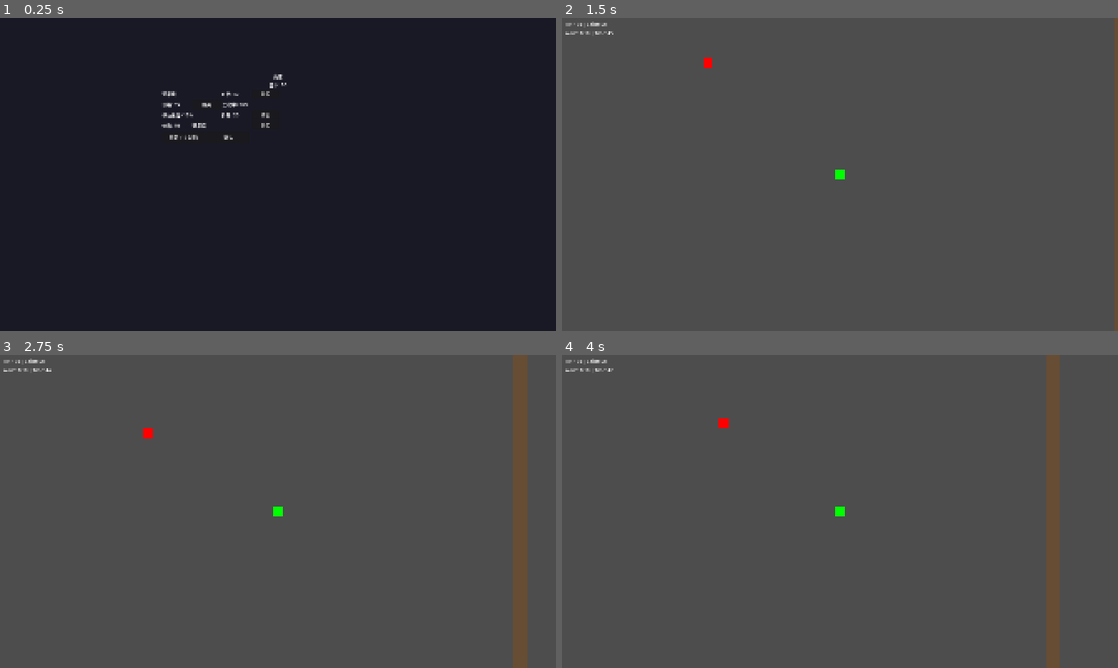
Above: before the commit, frames 1-4 (two rows, left to right).
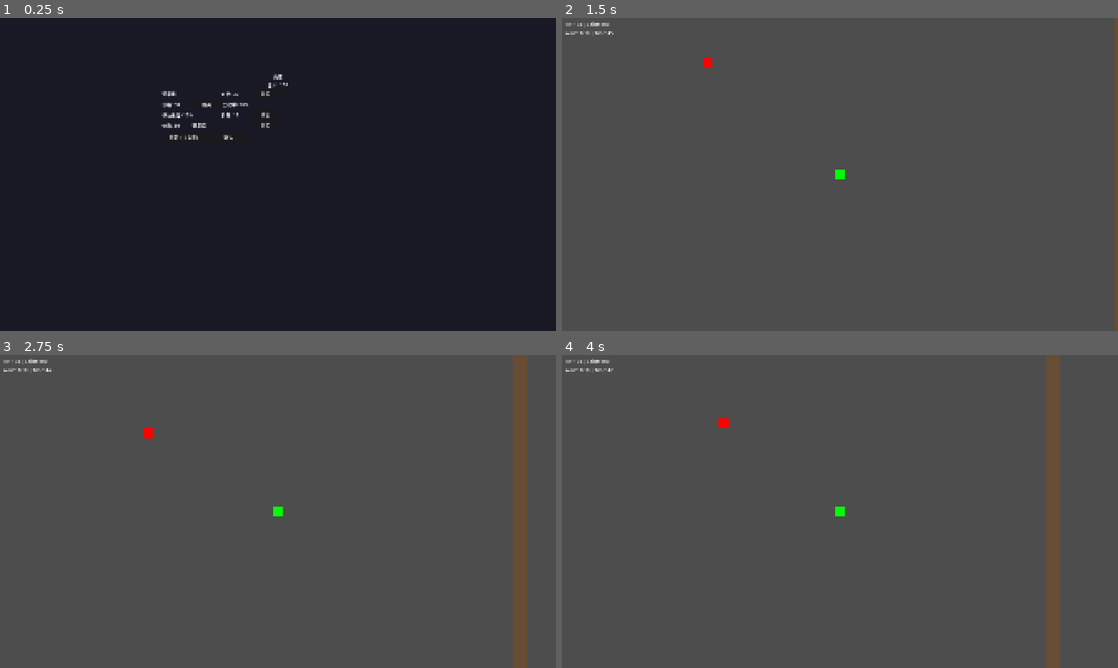
Above: after the commit, the same moments.

Repository: felang/utoland
Game: Godot game, scene res://scenes/ui/shop.tscn
Two runs of this game, one before a commit and one after it. Both use one fixed random seed, a clock stepped at 60 frames per second and the inputs below. This scene is started directly instead of the project's main scene.
Inputs (mouse positions are in pixels of both pictures, inside the frame that each line leads up to):
- Up to frame 1 (0.25 s): no input
- Up to frame 2 (1.5 s): click "确认" at 0.5 s; click "开始战斗" at 1.25 s
- Up to frame 3 (2.75 s): tap Enter at 2 s; move the mouse to (400, 495) at 2.02 s; hold D (move_right) from 2.03 s (still down); tap 1 at 2.1 s; click (400, 495) at 2.17 s
- Up to frame 4 (4 s): move the mouse to (728, 527) at 2.77 s; release D (move_right) at 2.78 s; hold S (move_down) 2.78-3.53 s; tap 2 at 2.85 s; move the mouse to (895, 442) at 3.52 s; hold D (move_right) from 3.53 s (still down); tap 3 at 3.6 s

The runs differ from the first frame. In frame 1, less than 0.1% of the frame differs, in the area x 31-52%, y 20-36%; in frame 2, less than 0.1%; in frame 3, less than 0.1%; in frame 4, less than 0.1%.

Commit message:
feat(phase3): 阶段3完成，MVP可玩
修复 Important 级别问题：
- 修复塔库存管理：恢复塔后清空 tower_inventory
- 修复结算界面胜利判断：改为 current_wave > 10
- 实现生命回复机制：每5秒回复 hp_regen 值的生命
- 实现霰弹枪多发子弹：发射5发子弹，扇形散开15度

平衡性调整：
- 增加敌人金币掉落：从1-3改为2-5
- 增加初始金币：从50改为100
- 降低商店价格：被动升级15-30，塔25-30，医疗包12

游戏现在包含完整的游戏循环和所有核心系统

Diff:
--- a/scripts/enemy.gd
+++ b/scripts/enemy.gd
@@ -67,7 +67,7 @@
 		return
 
 	var coin_scene = preload("res://scenes/coin.tscn")
-	var coin_count = randi_range(1, 3)
+	var coin_count = randi_range(2, 5)  # 增加金币掉落数量
 	for i in coin_count:
 		var coin = coin_scene.instantiate()
 		coin.global_position = global_position + Vector2(randf_range(-20, 20), randf_range(-20, 20))
--- a/scripts/game_data.gd
+++ b/scripts/game_data.gd
@@ -9,7 +9,7 @@
 	"move_speed_mult": 1.0,
 	"tower_mult": 1.0
 }
-var coins: int = 50
+var coins: int = 100
 var current_wave: int = 0
 var tower_inventory = []  # 已布置的塔 {type, position}
 var purchased_towers = []  # 商店购买的塔类型（字符串数组）
@@ -25,7 +25,7 @@
 		"move_speed_mult": 1.0,
 		"tower_mult": 1.0
 	}
-	coins = 50
+	coins = 100
 	current_wave = 0
 	tower_inventory = []
 	purchased_towers = []
--- a/scripts/main.gd
+++ b/scripts/main.gd
@@ -20,4 +20,4 @@
 			add_child(tower)
 
 	# 清空已恢复的塔列表，避免重复生成
-	# 注意：不清空，因为玩家死亡后需要重新加载
+	GameData.tower_inventory.clear()
--- a/scripts/player.gd
+++ b/scripts/player.gd
@@ -11,6 +11,7 @@
 var invincible_timer: float = 0.0
 var weapon_damage: float = 10.0
 var bullet_scene = preload("res://scenes/bullet.tscn")
+var hp_regen_timer: float = 0.0
 
 func _ready():
 	add_to_group("player")
@@ -45,6 +46,14 @@
 	shoot_timer -= delta
 	if shoot_timer <= 0:
 		auto_shoot()
+
+	# 生命回复机制
+	hp_regen_timer += delta
+	if hp_regen_timer >= 5.0:
+		hp_regen_timer = 0.0
+		var regen_amount = GameData.player_stats["hp_regen"]
+		if regen_amount > 0:
+			current_hp = min(current_hp + regen_amount, max_hp)
 
 func _physics_process(_delta):
 	var input_vector = Vector2.ZERO
@@ -105,16 +114,36 @@
 	shoot_timer = fire_rate
 
 func shoot_bullet(target_pos: Vector2):
-	var bullet = bullet_scene.instantiate()
-	bullet.global_position = global_position
-	bullet.direction = global_position.direction_to(target_pos)
-	bullet.damage = weapon_damage  # 应用武器伤害
-	var parent = get_parent()
-	if parent:
-		parent.add_child(bullet)
+	# 霰弹枪发射5发子弹，扇形散开15度
+	if GameData.selected_weapon == "shotgun":
+		var base_direction = global_position.direction_to(target_pos)
+		var base_angle = base_direction.angle()
+		var spread_angles = [-7.5, -3.75, 0, 3.75, 7.5]  # 5发子弹，扇形散开15度
+
+		for angle_offset in spread_angles:
+			var bullet = bullet_scene.instantiate()
+			bullet.global_position = global_position
+			var angle_rad = deg_to_rad(angle_offset)
+			bullet.direction = Vector2(cos(base_angle + angle_rad), sin(base_angle + angle_rad))
+			bullet.damage = weapon_damage
+			var parent = get_parent()
+			if parent:
+				parent.add_child(bullet)
+			else:
+				push_error("Player has no parent to add bullet to")
+				bullet.queue_free()
 	else:
-		push_error("Player has no parent to add bullet to")
-		bullet.queue_free()
+		# 步枪和狙击枪发射单发子弹
+		var bullet = bullet_scene.instantiate()
+		bullet.global_position = global_position
+		bullet.direction = global_position.direction_to(target_pos)
+		bullet.damage = weapon_damage
+		var parent = get_parent()
+		if parent:
+			parent.add_child(bullet)
+		else:
+			push_error("Player has no parent to add bullet to")
+			bullet.queue_free()
 
 func add_coins(amount: int):
 	coins += amount
--- a/scripts/result.gd
+++ b/scripts/result.gd
@@ -1,7 +1,7 @@
 extends Control
 
 func _ready():
-	if GameData.current_wave >= 10:
+	if GameData.current_wave > 10:
 		$VBoxContainer/TitleLabel.text = "胜利！"
 	else:
 		$VBoxContainer/TitleLabel.text = "失败"
--- a/scripts/shop_manager.gd
+++ b/scripts/shop_manager.gd
@@ -4,20 +4,20 @@
 
 var shop_items = []
 var passive_upgrades = [
-	{"name": "最大生命值+20", "cost": 25, "stat": "max_hp", "value": 20},
-	{"name": "生命回复+5/5秒", "cost": 20, "stat": "hp_regen", "value": 5},
-	{"name": "伤害+10%", "cost": 30, "stat": "damage_mult", "value": 0.1},
-	{"name": "攻击速度+15%", "cost": 25, "stat": "attack_speed_mult", "value": 0.15},
-	{"name": "移动速度+10%", "cost": 20, "stat": "move_speed_mult", "value": 0.1},
-	{"name": "工程学+20%", "cost": 35, "stat": "tower_mult", "value": 0.2}
+	{"name": "最大生命值+20", "cost": 20, "stat": "max_hp", "value": 20},
+	{"name": "生命回复+5/5秒", "cost": 15, "stat": "hp_regen", "value": 5},
+	{"name": "伤害+10%", "cost": 25, "stat": "damage_mult", "value": 0.1},
+	{"name": "攻击速度+15%", "cost": 20, "stat": "attack_speed_mult", "value": 0.15},
+	{"name": "移动速度+10%", "cost": 15, "stat": "move_speed_mult", "value": 0.1},
+	{"name": "工程学+20%", "cost": 30, "stat": "tower_mult", "value": 0.2}
 ]
 var tower_items = [
-	{"name": "豌豆射手", "cost": 30, "type": "shooter"},
-	{"name": "坚果墙", "cost": 40, "type": "wall"},
-	{"name": "冰雪菇", "cost": 35, "type": "slow"}
+	{"name": "豌豆射手", "cost": 25, "type": "shooter"},
+	{"name": "坚果墙", "cost": 30, "type": "wall"},
+	{"name": "冰雪菇", "cost": 28, "type": "slow"}
 ]
 var consumables = [
-	{"name": "医疗包", "cost": 15, "effect": "heal", "value": 50}
+	{"name": "医疗包", "cost": 12, "effect": "heal", "value": 50}
 ]
 
 @onready var coin_label = $VBoxContainer/CoinLabel
